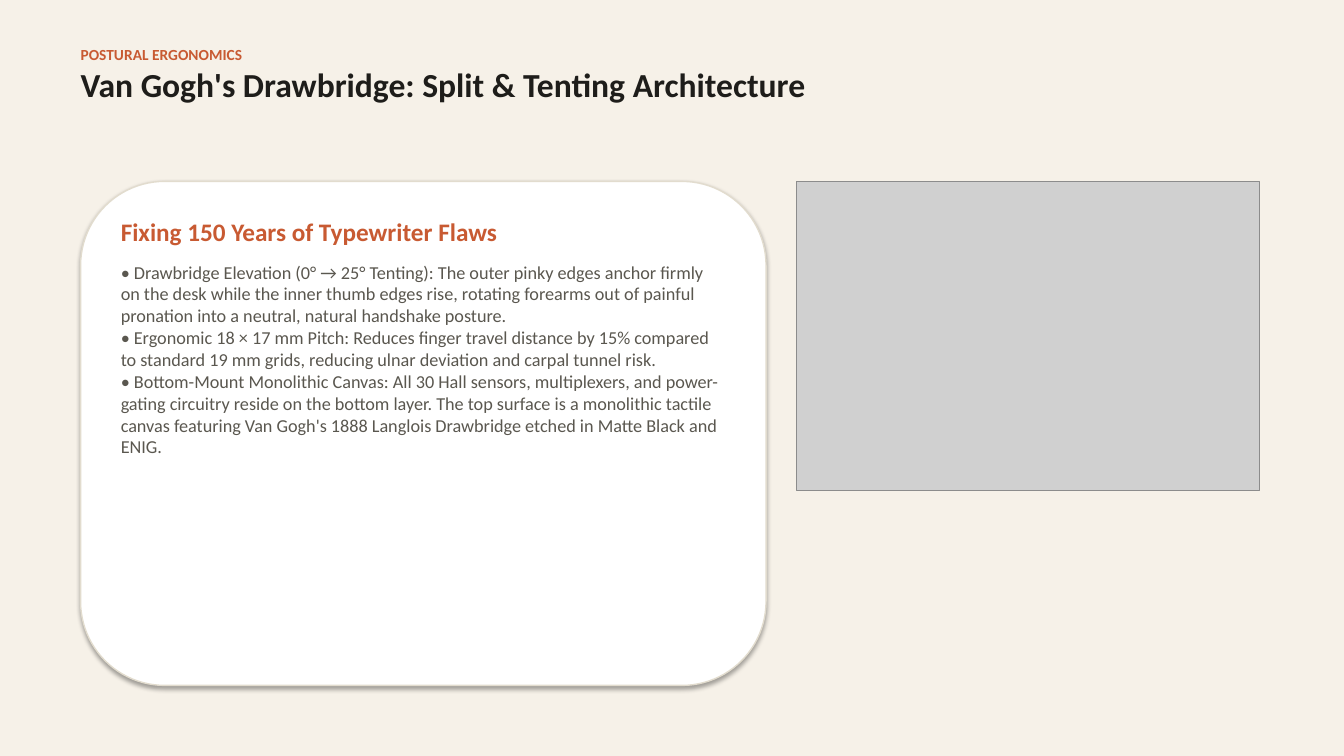
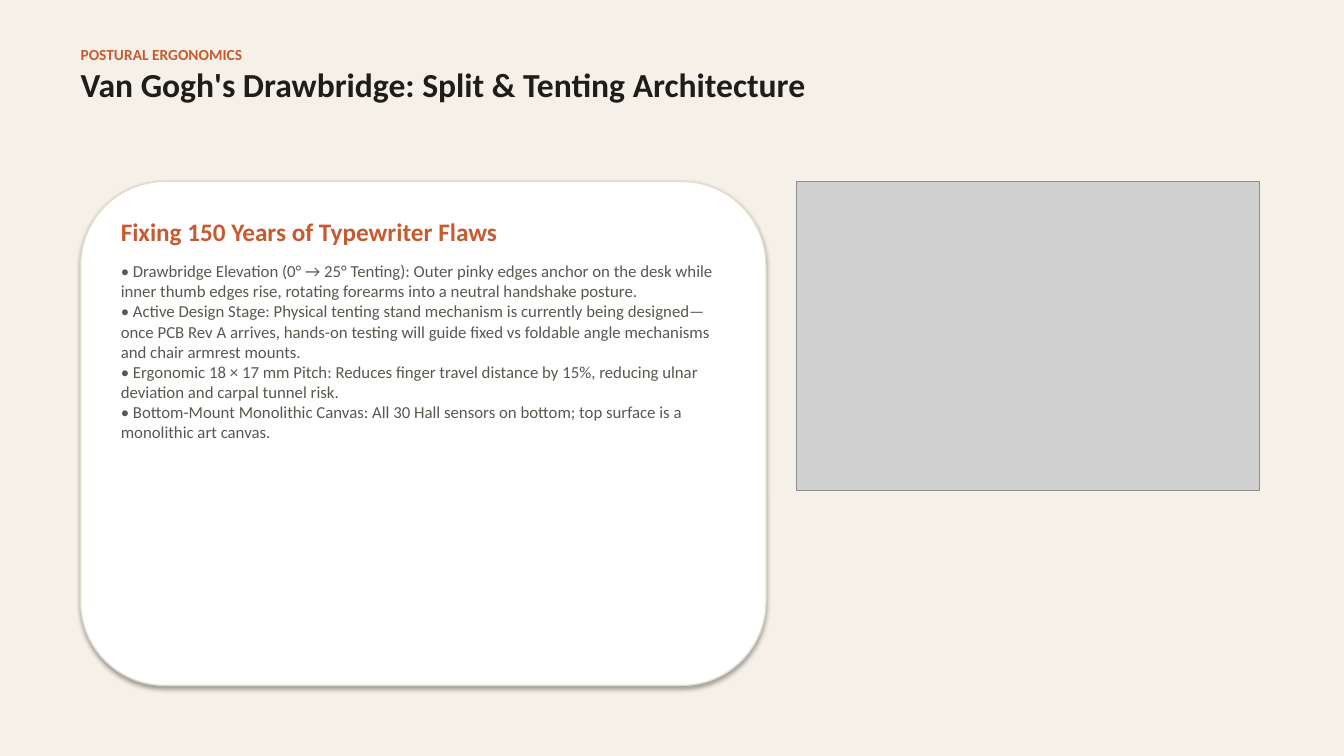
Before and after one commit to Sebas-Govel/HE_KB_Showcase, a slide deck: slide 3 of FloatForce_1517_Medici_Pitch.pptx. Drawn at 1344x756 pixels with LibreOffice and Linux fonts; fonts in the diff are those of the drawing; grey boxes stand for pictures. Boxes give left, top, right and bottom in pixels: in the first picture for what was removed or moved away, otherwise in the second. Text is boxed around its words. In the diff, an @@ line names an element or a change of style, - is before the commit and + after.

Commit message:
feat(showcase): update switch sourcing narrative, +6 months R&D metric, tenting notice, hero PCB preview, and HCI vectors

```diff
--- a/FloatForce_1517_Medici_Pitch.pptx
+++ b/FloatForce_1517_Medici_Pitch.pptx
@@ text at box(121, 265, 712, 438): text changed; size 13 to 12 pt @@
-• Drawbridge Elevation (0° → 25° Tenting): The outer pinky edges anchor firmly on the desk while the inner thumb edges rise, rotating forearms out of painful pronation into a neutral, natural handshake posture.
-• Ergonomic 18 × 17 mm Pitch: Reduces finger travel distance by 15% compared to standard 19 mm grids, reducing ulnar deviation and carpal tunnel risk.
-• Bottom-Mount Monolithic Canvas: All 30 Hall sensors, multiplexers, and power-gating circuitry reside on the bottom layer. The top surface is a monolithic tactile canvas featuring Van Gogh's 1888 Langlois Drawbridge etched in Matte Black and ENIG.
+• Drawbridge Elevation (0° → 25° Tenting): Outer pinky edges anchor on the desk while inner thumb edges rise, rotating forearms into a neutral handshake posture.
+• Active Design Stage: Physical tenting stand mechanism is currently being designed—once PCB Rev A arrives, hands-on testing will guide fixed vs foldable angle mechanisms and chair armrest mounts.
+• Ergonomic 18 × 17 mm Pitch: Reduces finger travel distance by 15%, reducing ulnar deviation and carpal tunnel risk.
+• Bottom-Mount Monolithic Canvas: All 30 Hall sensors on bottom; top surface is a monolithic art canvas.
```
Also in this commit, not shown: 4 other slides changed, 7 other files.
